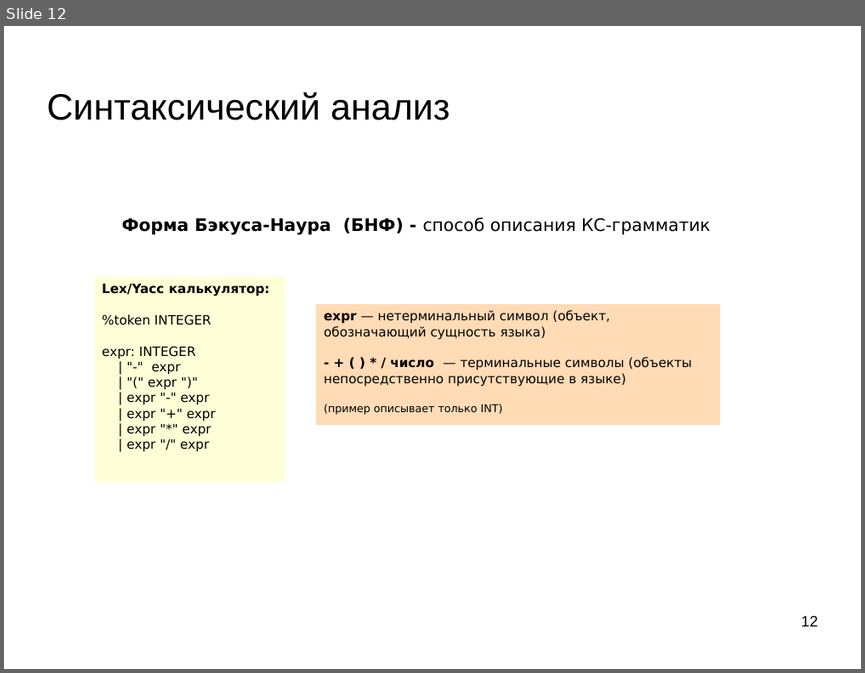
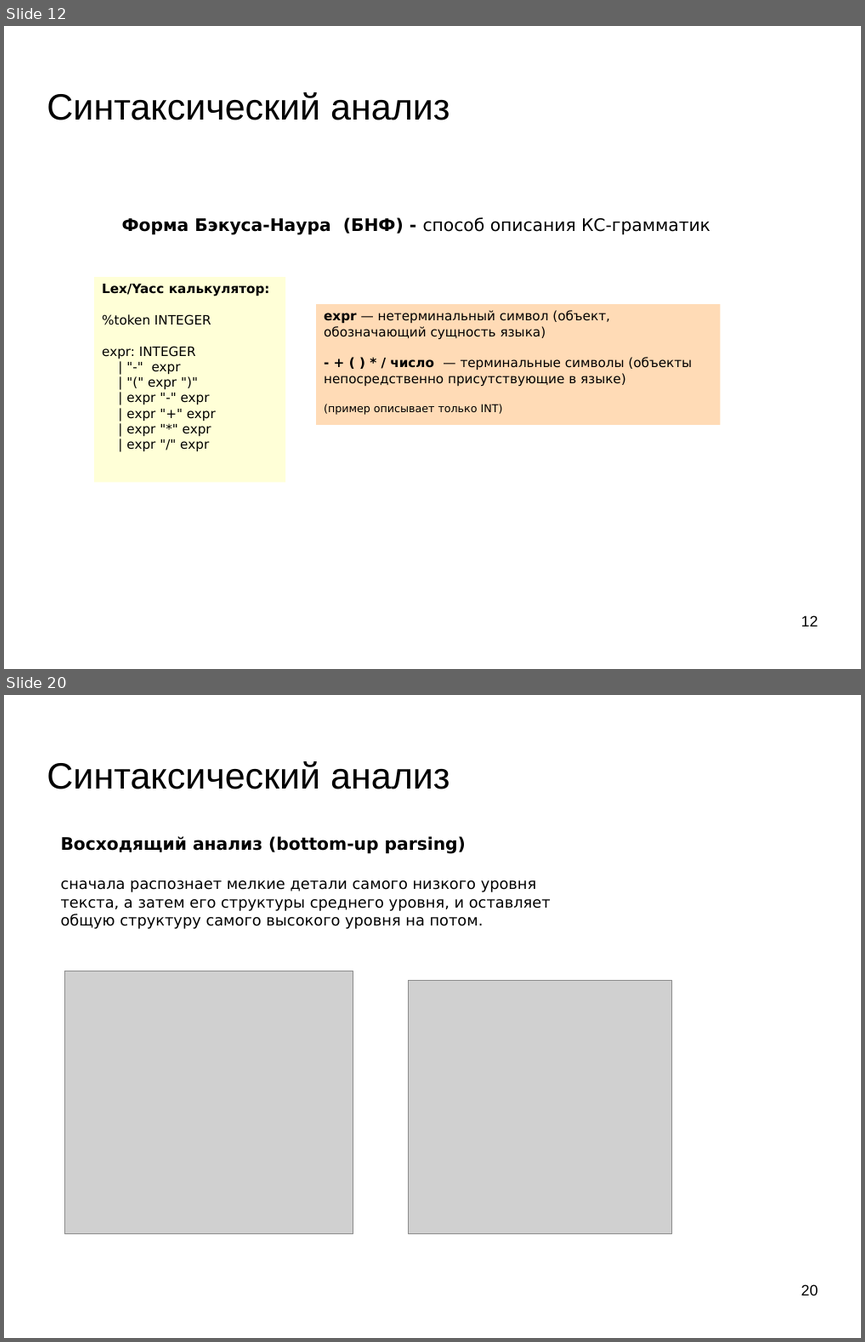
Before and after one commit to mechanoid5/ml_nlp_2022, a slide deck: 07-synt-grammar.odp. Shown one above the other, each under a label of ours: slide 12 before the commit, slides 12 and 20 after it; the slides between them are not shown. The pictures are 865x673 and 865x1342 pixels, drawn with LibreOffice and Linux fonts; fonts in the diff are those of the drawing; grey boxes stand for pictures; background and template pictures are left out. Boxes give left, top, right and bottom in pixels: in the first picture for what was removed or moved away, otherwise in the second. Text is boxed around its words. In the diff, an @@ line names an element or a change of style, - is before the commit and + after.

```diff
--- a/07-synt-grammar.odp
+++ b/07-synt-grammar.odp
@@ slide 20 added at box(4, 695, 861, 1338), background picture (left out) @@
@@ title added at box(46, 761, 450, 789), 33.9 pt, text #000000 @@
+Синтаксический анализ
@@ text added at box(61, 836, 551, 929), 14 pt, text #000000 @@
+Восходящий анализ (bottom-up parsing)
+сначала распознает мелкие детали самого низкого уровня текста, а затем его структуры среднего уровня, и оставляет общую структуру самого высокого уровня на потом.
@@ picture added at box(65, 971, 353, 1234) @@
@@ picture added at box(409, 981, 672, 1234) @@
@@ page number added at box(801, 1284, 818, 1295), 14 pt, text #000000 @@
+20
```
Also in this commit, not shown: 1 slide changed, 8 other slides added, 1 slide removed, 1 other file.
